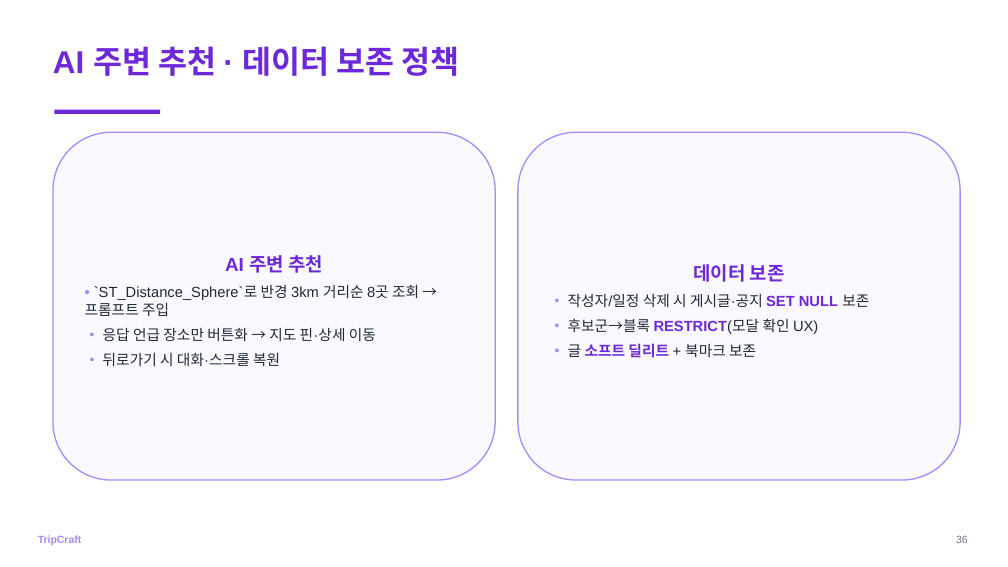
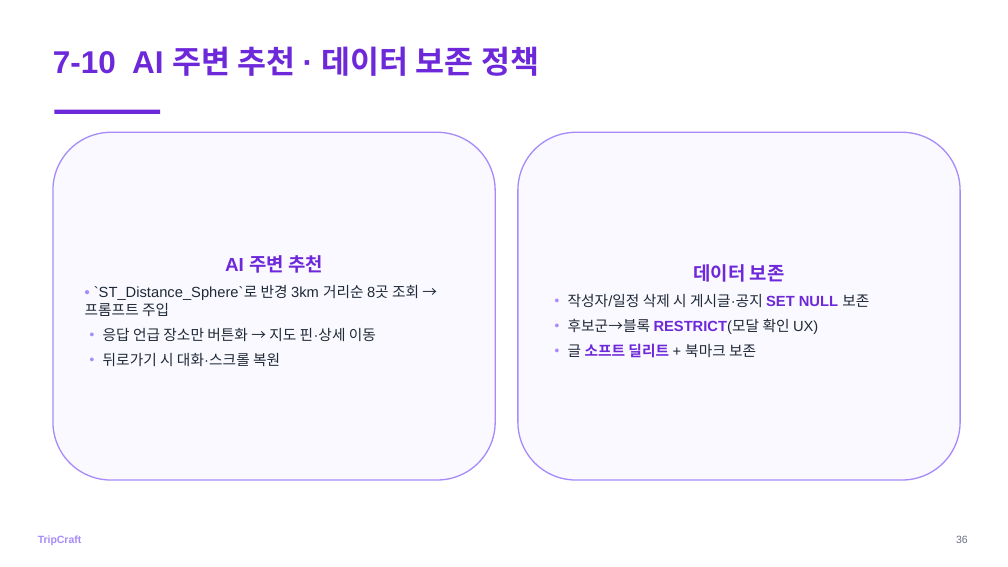
Before and after one commit to DreamingGenie/TripCraft, a slide deck: slide 44 of docs/06_submission/ppt/발표.pptx (slide 43 before the commit). Drawn at 1008x567 pixels with LibreOffice and Linux fonts; fonts in the diff are those of the drawing. Boxes give left, top, right and bottom in pixels: in the first picture for what was removed or moved away, otherwise in the second. Text is boxed around its words. In the diff, an @@ line names an element or a change of style, - is before the commit and + after.

```diff
--- a/docs/06_submission/ppt/발표.pptx
+++ b/docs/06_submission/ppt/발표.pptx
@@ text at box(53, 46, 539, 76): text changed @@
-AI 주변 추천 · 데이터 보존 정책
+7-10 AI 주변 추천 · 데이터 보존 정책
```
Also in this commit, not shown: 40 other slides changed, 9 slides added, 2 other files.
